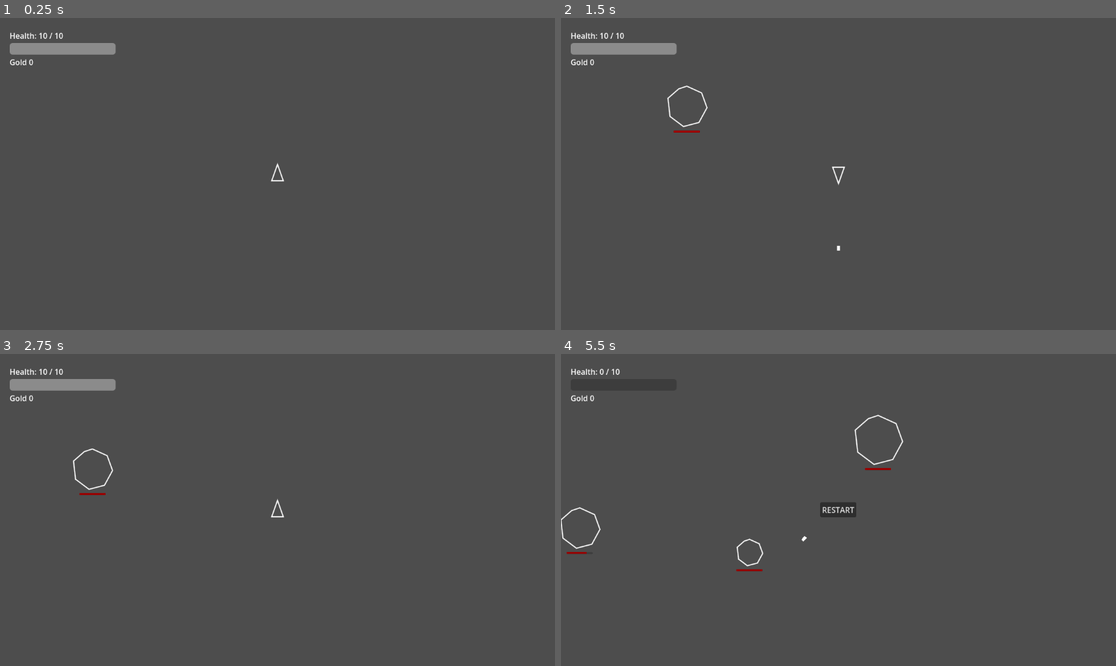
Above: before the commit, frames 1-4 (two rows, left to right).
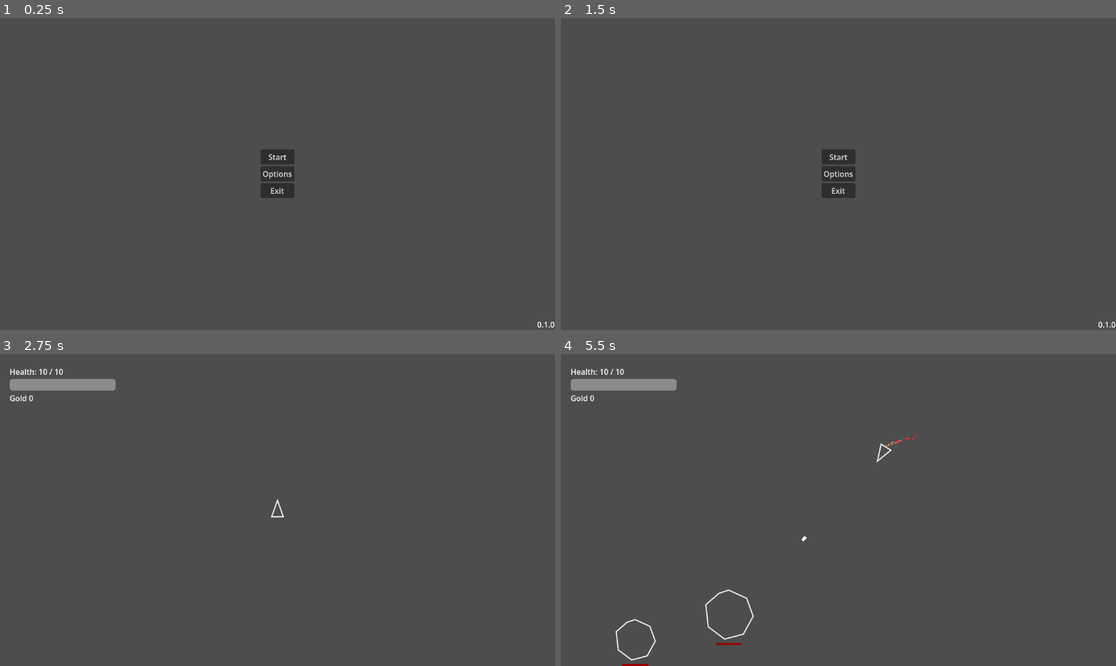
Above: after the commit, the same moments.

Repository: Jarmahent/RogueInvader
Game: Godot game, scene res://main_menu.tscn
Same seed, same stepped clock (60 frames per second), same inputs: the game is played once before the commit and once after it. Before the commit the project starts from res://game.tscn.
Inputs (mouse positions are in pixels of both pictures, inside the frame that each line leads up to):
- Up to frame 1 (0.25 s): no input
- Up to frame 2 (1.5 s): click (838, 174) at 0.5 s, where only the run after the commit has a clickable "Options"; click (838, 189) at 1.25 s, where only the run after the commit has a clickable "Back"
- Up to frame 3 (2.75 s): click (277, 494) at 2 s, where only the run after the commit has a clickable "Start"
- Up to frame 4 (5.5 s): move the mouse to (960, 494) at 2.77 s; hold W (thrust) 2.78-3.53 s; tap Space (dash) at 2.85, 4.35 s; move the mouse to (727, 525) at 3.52 s; click (727, 525) at 3.6 s; move the mouse to (894, 441) at 4.27 s; hold W (thrust) from 4.28 s (still down); move the mouse to (810, 572) at 5.02 s; click (810, 572) at 5.1 s

The runs differ from the first frame. In frame 1, 1.7% of the frame differs, in the area x 1-100%, y 4-100%; in frame 2, 1.9%; in frame 3, 0.2%; in frame 4, 1.9%.

Commit message:
Implemented a main menu

Diff:
--- a/hud.gd
+++ b/hud.gd
@@ -10,7 +10,7 @@
 @onready var gold_label: Label = $InfoPanel/GoldLabel
 
 # Connect to future health changes and read the current health immediately
-# so the display is initialized before the first hit.
+# so the display is initialized before the first hit.awaw aawwdwda
 func _ready() -> void:
 	ship.health_changed.connect(_on_health_changed)
 	_on_health_changed(ship.health, ship.max_health)
--- /dev/null
+++ b/main_menu.gd
@@ -0,0 +1,41 @@
+extends Control
+
+
+@onready var main_buttons: VBoxContainer = $MenuCenter/MainButtons
+@onready var options_buttons: VBoxContainer = $MenuCenter/OptionsButtons
+
+
+
+# Called when the node enters the scene tree for the first time.
+func _ready() -> void:
+	main_buttons.show()
+	options_buttons.hide()
+
+	if OS.has_feature("web"):
+		$MenuCenter/MainButtons/ExitButton.hide()
+
+
+func _on_start_button_pressed() -> void:
+	get_tree().change_scene_to_file("res://game.tscn")
+
+
+func _on_options_button_pressed() -> void:
+	main_buttons.hide()
+	options_buttons.show()
+
+
+func _on_exit_button_pressed() -> void:
+	get_tree().quit()
+
+
+func _on_back_button_pressed() -> void:
+	main_buttons.show()
+	options_buttons.hide()
+
+
+func _on_graphics_button_pressed() -> void:
+	pass # Replace with function body.
+
+
+func _on_audio_button_pressed() -> void:
+	pass # Replace with function body.
--- /dev/null
+++ b/main_menu.tscn
@@ -0,0 +1,74 @@
+[gd_scene format=3 uid="uid://bgbshk1vxjw7u"]
+
+[ext_resource type="Script" uid="uid://c1l4cmgo6qx55" path="res://main_menu.gd" id="1_06t4h"]
+
+[node name="MainMenu" type="Control" unique_id=318059171]
+layout_mode = 3
+anchors_preset = 15
+anchor_right = 1.0
+anchor_bottom = 1.0
+grow_horizontal = 2
+grow_vertical = 2
+script = ExtResource("1_06t4h")
+
+[node name="MenuCenter" type="CenterContainer" parent="." unique_id=1363982025]
+layout_mode = 1
+anchors_preset = 15
+anchor_right = 1.0
+anchor_bottom = 1.0
+grow_horizontal = 2
+grow_vertical = 2
+
+[node name="MainButtons" type="VBoxContainer" parent="MenuCenter" unique_id=2052418639]
+layout_mode = 2
+
+[node name="StartButton" type="Button" parent="MenuCenter/MainButtons" unique_id=1714167809]
+layout_mode = 2
+text = "Start"
+
+[node name="OptionsButton" type="Button" parent="MenuCenter/MainButtons" unique_id=128429897]
+layout_mode = 2
+text = "Options"
+
+[node name="ExitButton" type="Button" parent="MenuCenter/MainButtons" unique_id=389293847]
+layout_mode = 2
+text = "Exit"
+
+[node name="OptionsButtons" type="VBoxContainer" parent="MenuCenter" unique_id=1093774527]
+visible = false
+layout_mode = 2
+
+[node name="GraphicsButton" type="Button" parent="MenuCenter/OptionsButtons" unique_id=2011096858]
+layout_mode = 2
+disabled = true
+text = "Graphical Options"
+
+[node name="AudioButton" type="Button" parent="MenuCenter/OptionsButtons" unique_id=1669322748]
+layout_mode = 2
+disabled = true
+text = "Audio"
+
+[node name="BackButton" type="Button" parent="MenuCenter/OptionsButtons" unique_id=454305066]
+layout_mode = 2
+text = "Back"
+
+[node name="VersionLabel" type="Label" parent="." unique_id=1107509517]
+layout_mode = 1
+anchors_preset = 3
+anchor_left = 1.0
+anchor_top = 1.0
+anchor_right = 1.0
+anchor_bottom = 1.0
+offset_left = -37.0
+offset_top = -23.0
+grow_horizontal = 0
+grow_vertical = 0
+text = "0.1.0"
+horizontal_alignment = 2
+
+[connection signal="pressed" from="MenuCenter/MainButtons/StartButton" to="." method="_on_start_button_pressed"]
+[connection signal="pressed" from="MenuCenter/MainButtons/OptionsButton" to="." method="_on_options_button_pressed"]
+[connection signal="pressed" from="MenuCenter/MainButtons/ExitButton" to="." method="_on_exit_button_pressed"]
+[connection signal="pressed" from="MenuCenter/OptionsButtons/GraphicsButton" to="." method="_on_graphics_button_pressed"]
+[connection signal="pressed" from="MenuCenter/OptionsButtons/AudioButton" to="." method="_on_audio_button_pressed"]
+[connection signal="pressed" from="MenuCenter/OptionsButtons/BackButton" to="." method="_on_back_button_pressed"]
--- a/project.godot
+++ b/project.godot
@@ -11,7 +11,7 @@
 [application]
 
 config/name="RogueInvaderTest"
-run/main_scene="uid://bq5di02sdkoma"
+run/main_scene="uid://bgbshk1vxjw7u"
 config/features=PackedStringArray("4.7", "GL Compatibility")
 boot_splash/show_image=false
 config/icon="res://icon.svg"
Not shown, added: main_menu.gd.uid
